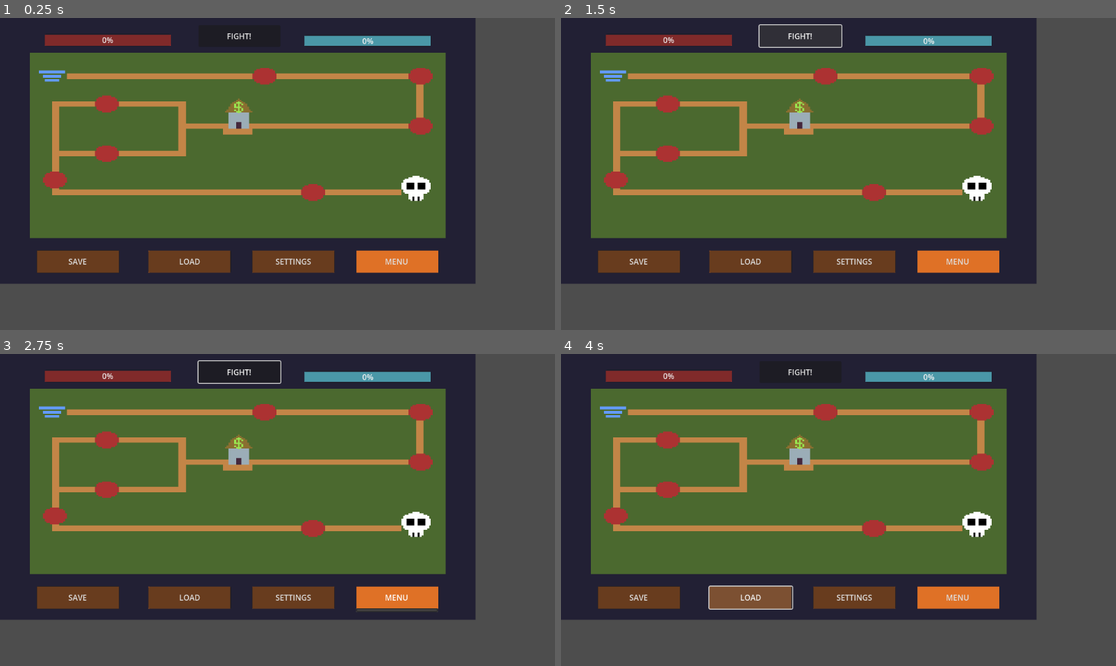
Above: before the commit, frames 1-4 (two rows, left to right).
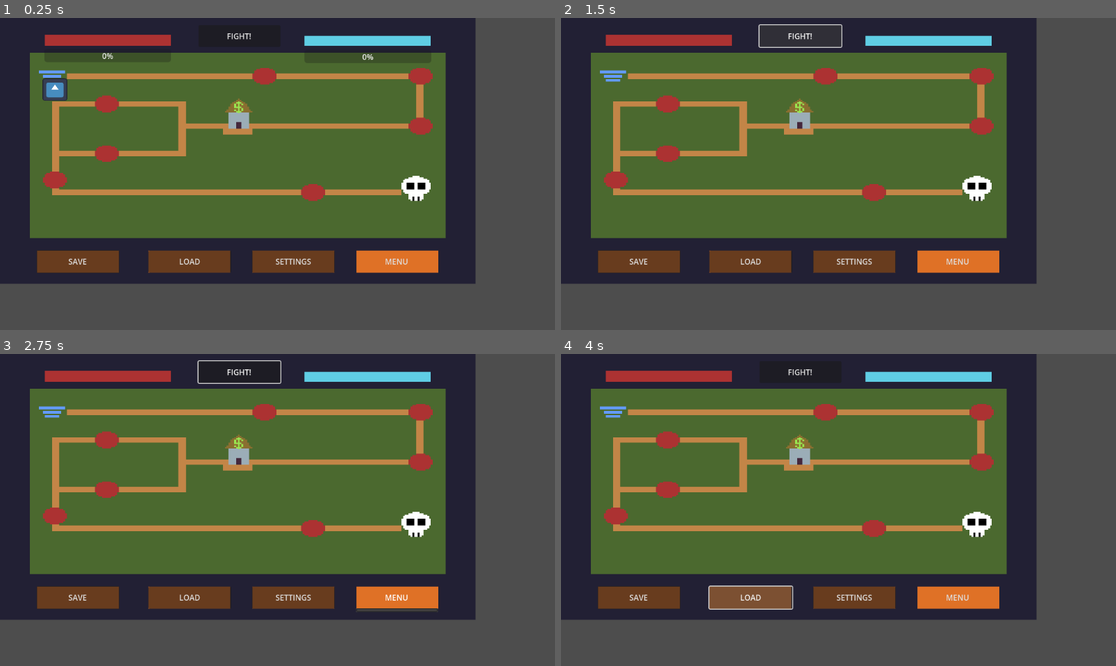
Above: after the commit, the same moments.

Repository: MrBejvan/Video-Game-Project-2024
Game: Godot game, scene res://MainGame/WorldMapScene/WorldMap.tscn
Two runs of this game, one before a commit and one after it. Both use one fixed random seed, a clock stepped at 60 frames per second and the inputs below. The project has no main scene, so this scene is started directly. The engine's default icon, where the game draws it, is replaced by a stand-in: a white triangle on a blue panel in a dark square.
Inputs:
- Up to frame 1 (0.25 s): no input
- Up to frame 2 (1.5 s): click "FIGHT!" at 0.5 s; tap Enter (ui_accept) at 1.25, 1.35 s; hold Right (ui_right) from 1.28 s (still down)
- Up to frame 3 (2.75 s): tap Enter (ui_accept) at 1.52, 1.82 s; release Right (ui_right) at 2 s; click "MENU" at 2 s
- Up to frame 4 (4 s): click "SETTINGS" at 2.75 s; click "LOAD" at 3.5 s

The runs differ from the first frame. In frame 1, 1.9% of the frame differs, in the area x 7-78%, y 5-27%; in frame 2, 1.5%; in frame 3, 1.5%; in frame 4, 1.5%.

Commit message:
Nodes and Colliders Added to Scene
Nodes and subsequent colliders added to world map. Started with four map locations to start with. Add more once implementation is clear and tested.

Diff:
--- a/MainGame/WorldMapScene/WorldMap.tscn
+++ b/MainGame/WorldMapScene/WorldMap.tscn
@@ -1,6 +1,11 @@
-[gd_scene load_steps=2 format=3 uid="uid://lt7bsb6f041o"]
+[gd_scene load_steps=5 format=3 uid="uid://lt7bsb6f041o"]
 
 [ext_resource type="Texture2D" uid="uid://cuono0yxdxku0" path="res://Sprites/WorldMap/Level 1/mergedown_level001.png" id="1_51me1"]
+[ext_resource type="Script" path="res://MainGame/WorldMapScene/WorldScenePlayer.gd" id="2_2cga4"]
+[ext_resource type="Texture2D" uid="uid://c81sybvv6ri5" path="res://icon.svg" id="2_n8qjq"]
+
+[sub_resource type="CircleShape2D" id="CircleShape2D_e8dy0"]
+radius = 30.4631
 
 [node name="WorldMap" type="Node2D"]
 
@@ -9,21 +14,58 @@
 offset_bottom = 552.0
 texture = ExtResource("1_51me1")
 
+[node name="StartingLocation" type="Node2D" parent="TextureRect"]
+
+[node name="Area2D" type="Area2D" parent="TextureRect/StartingLocation"]
+
+[node name="CollisionShape2D" type="CollisionShape2D" parent="TextureRect/StartingLocation/Area2D"]
+position = Vector2(116, 117)
+shape = SubResource("CircleShape2D_e8dy0")
+
 [node name="Battle001" type="Node2D" parent="TextureRect"]
 
 [node name="Area2D" type="Area2D" parent="TextureRect/Battle001"]
 
+[node name="CollisionShape2D" type="CollisionShape2D" parent="TextureRect/Battle001/Area2D"]
+position = Vector2(548, 120)
+shape = SubResource("CircleShape2D_e8dy0")
+
 [node name="Battle002" type="Node2D" parent="TextureRect"]
+
+[node name="Area2D" type="Area2D" parent="TextureRect/Battle002"]
+
+[node name="CollisionShape2D" type="CollisionShape2D" parent="TextureRect/Battle002/Area2D"]
+position = Vector2(870, 117)
+shape = SubResource("CircleShape2D_e8dy0")
 
 [node name="Battle003" type="Node2D" parent="TextureRect"]
 
+[node name="Area2D" type="Area2D" parent="TextureRect/Battle003"]
+
+[node name="CollisionShape2D" type="CollisionShape2D" parent="TextureRect/Battle003/Area2D"]
+position = Vector2(866, 222)
+shape = SubResource("CircleShape2D_e8dy0")
+
 [node name="Shop001" type="Node2D" parent="TextureRect"]
 
-[node name="Player" type="Node2D" parent="."]
+[node name="Area2D" type="Area2D" parent="TextureRect/Shop001"]
 
-[node name="CharacterBody2D" type="CharacterBody2D" parent="Player"]
+[node name="CollisionShape2D" type="CollisionShape2D" parent="TextureRect/Shop001/Area2D"]
+position = Vector2(496, 226)
+shape = SubResource("CircleShape2D_e8dy0")
 
-[node name="CollisionShape2D" type="CollisionShape2D" parent="Player"]
+[node name="Player" type="CharacterBody2D" parent="."]
+script = ExtResource("2_2cga4")
+
+[node name="PlayerSprite" type="Sprite2D" parent="Player"]
+position = Vector2(114, 116)
+scale = Vector2(0.40625, 0.367188)
+texture = ExtResource("2_n8qjq")
+
+[node name="CollisionPolygon2D" type="CollisionPolygon2D" parent="Player"]
+position = Vector2(114, 116)
+scale = Vector2(0.40625, 0.367188)
+polygon = PackedVector2Array(64, -59.6, 64, 59, 59.6, 64, -59, 64, -64, 59.6, -64, -59.6, -59, -63.9, 59, -64)
 
 [node name="EXP" type="ProgressBar" parent="Player"]
 custom_minimum_size = Vector2(250, 0)
@@ -71,7 +113,7 @@
 offset_bottom = 528.0
 text = "MENU"
 
-[node name="Button" type="Button" parent="."]
+[node name="FIGHT" type="Button" parent="."]
 custom_minimum_size = Vector2(170, 45)
 anchors_preset = -1
 anchor_left = 0.5
--- /dev/null
+++ b/MainGame/WorldMapScene/WorldScenePlayer.gd
@@ -0,0 +1,28 @@
+extends CharacterBody2D
+
+
+const SPEED = 300.0
+const JUMP_VELOCITY = -400.0
+
+# Get the gravity from the project settings to be synced with RigidBody nodes.
+var gravity = ProjectSettings.get_setting("physics/2d/default_gravity")
+
+
+func _physics_process(delta):
+	# Add the gravity.
+	if not is_on_floor():
+		velocity.y += gravity * delta
+
+	# Handle jump.
+	if Input.is_action_just_pressed("ui_accept") and is_on_floor():
+		velocity.y = JUMP_VELOCITY
+
+	# Get the input direction and handle the movement/deceleration.
+	# As good practice, you should replace UI actions with custom gameplay actions.
+	var direction = Input.get_axis("ui_left", "ui_right")
+	if direction:
+		velocity.x = direction * SPEED
+	else:
+		velocity.x = move_toward(velocity.x, 0, SPEED)
+
+	move_and_slide()
